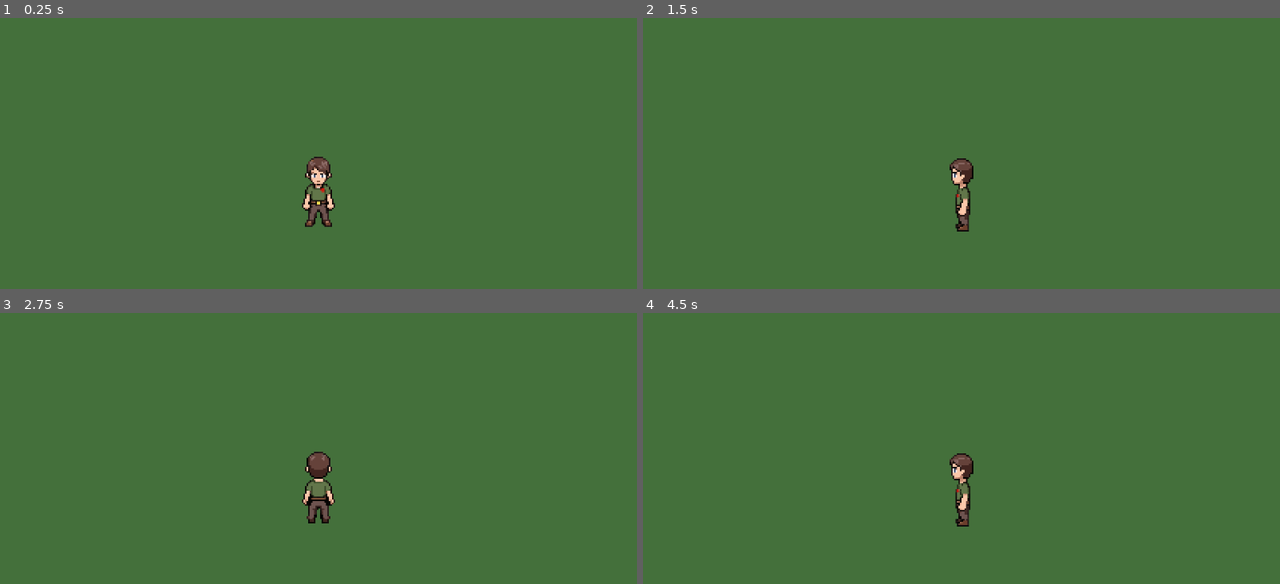
Above: before the commit, frames 1-4 (two rows, left to right).
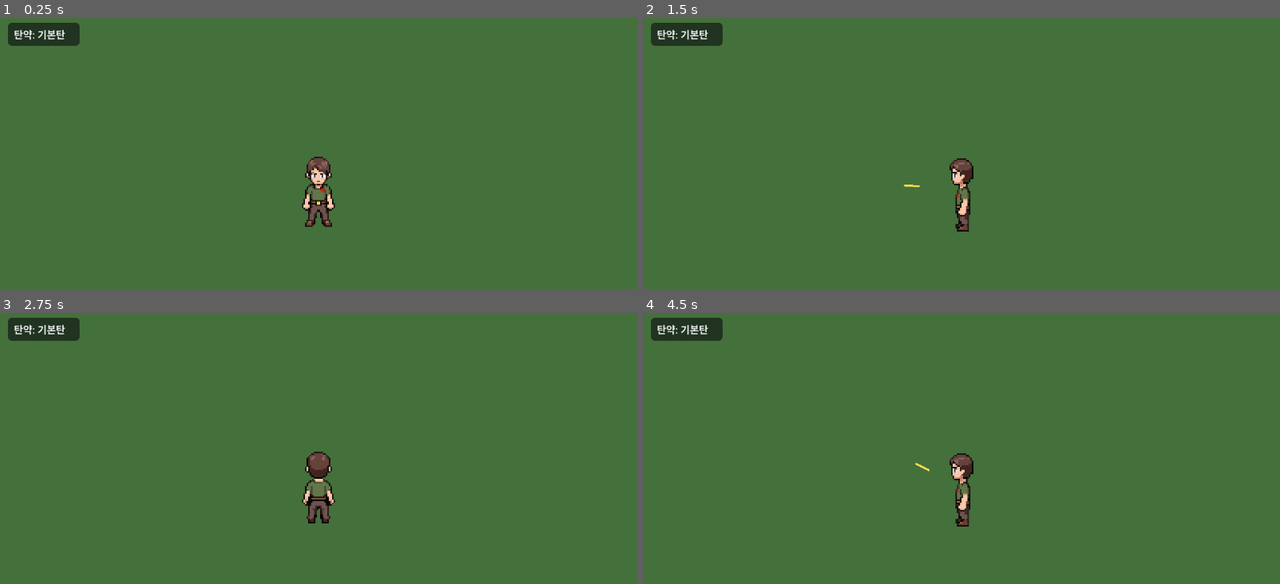
Above: after the commit, the same moments.

Repository: kimtuna/life_game
Game: Godot game, scene res://scenes/world/world.tscn
The game is run twice, just before and just after one commit, with the same random seed, the same clock (stepped at 60 frames per second) and the same inputs. This scene is started directly instead of the project's main scene.
Inputs (mouse positions are in pixels of both pictures, inside the frame that each line leads up to):
- Up to frame 1 (0.25 s): no input
- Up to frame 2 (1.5 s): tap Enter at 0.5 s; move the mouse to (1101, 175) at 0.52 s; hold D 0.53-1.28 s; click (1101, 175) at 0.67 s; tap Space at 1.25 s; move the mouse to (834, 213) at 1.27 s; hold S from 1.28 s (still down); click (834, 213) at 1.42 s
- Up to frame 3 (2.75 s): tap Enter at 2 s; move the mouse to (382, 410) at 2.02 s; release S at 2.03 s; hold D from 2.03 s (still down); click (382, 410) at 2.17 s
- Up to frame 4 (4.5 s): tap Space at 2.75, 4.25 s; move the mouse to (929, 559) at 2.77 s; release D at 2.78 s; hold W 2.78-3.53 s; click (929, 559) at 2.92 s; tap Enter at 3.5 s; move the mouse to (1152, 543) at 3.52 s; hold A from 3.53 s (still down); click (1152, 543) at 3.67 s; move the mouse to (770, 434) at 4.27 s; click (770, 434) at 4.42 s

The runs differ from the first frame. In frame 1, 0.9% of the frame differs, in the area x 1-13%, y 1-11%; in frame 2, 1.0%; in frame 3, 0.9%; in frame 4, 1.0%, in the area x 1-45%, y 1-59%.

Commit message:
[INBOX #8] 사냥 전투 사격 프로토타입: 좌클릭 발사/우클릭 탄종 전환
DESIGN.md 총기 스탯(사거리 800, 데미지 25, 초당 2발, 이동 중 탄퍼짐 증가,
연사 시 반동)을 기본 소총에 그대로 적용했다. 아직 사슴이 없어서 명중 판정은
빼고, 총알이 사거리 안에서 나가고 연사 속도 제한이 실제로 동작하는 것까지
헤드리스 스크립트로 검증했다.

## 스스로 판단해서 고친 부분
- 없음.

## 지시받지 않았지만 추가한 개선
- 우클릭으로 전환한 현재 탄종(기본탄/마취탄)을 화면 좌상단 HUD 라벨로 표시했다.
  지시문에는 없었지만, 눈으로 전환이 됐는지 확인할 방법이 없으면 QA도 못 하고
  플레이어도 자기가 뭘 장전했는지 알 방법이 없어서 추가했다.
- 총알 시각 효과(트레일)를 기본탄은 노란색, 마취탄은 하늘색으로 구분했다.

## 어려움 / 에러와 해결
- 헤드리스 검증 스크립트에서 `_init()`에 로직을 두니 오토로드(CharacterData)가
  아직 등록되지 않아 컴파일 에러가 났다 → `_initialize()`로 옮겨서 해결.
- `_initialize()` 직후에는 `@onready` 변수가 아직 안 채워져 있었다 → `_process()`를
  한두 프레임 넘긴 뒤에 값을 읽도록 바꿔서 해결.
- `queue_free()`된 총알을 스크립트에서 직접 반복 호출한 `_physics_process()`로는
  `is_instance_valid()`가 계속 true로 남았다(실제 엔진 프레임이 안 돌아서 해제가
  플러시 안 됨) → `is_queued_for_deletion()`으로 바꿔서 검증했다.
- `--headless`로 화면 캡처를 시도하니 더미 렌더러라 `get_texture()`가 null이었다
  → `--headless`를 빼고 실제 렌더링 드라이버로 띄워서 PNG를 저장해 확인했다.
- 세션 시작 시점에 `game/project.godot`에 이전 바퀴(#7 조사)가 남긴 무관한 diff
  (`window/stretch/aspect="keep"` 줄 삭제, 값 자체는 엔진 기본값과 동일해 동작에는
  영향 없음)가 이미 있었다 — 이번 작업과 무관해서 `git checkout`으로 되돌리고 이번
  커밋에는 포함하지 않았다.

Co-Authored-By: Claude Sonnet 5 <noreply@anthropic.com>

Diff:
--- /dev/null
+++ b/game/scenes/bullet/bullet.gd
@@ -0,0 +1,27 @@
+extends Area2D
+
+## 총알 하나의 이동/사거리 처리. 대상 명중 판정은 아직 없음(사슴이 없어서, INBOX #9 몫).
+
+const NORMAL_COLOR := Color(1.0, 0.86, 0.3, 1.0)
+const TRANQ_COLOR := Color(0.35, 0.85, 0.95, 1.0)
+
+@onready var trail: Line2D = $Trail
+
+var velocity: Vector2 = Vector2.ZERO
+var max_range: float = 800.0
+var damage: int = 25
+var ammo_type: String = "normal"
+
+var _traveled: float = 0.0
+
+
+func _ready() -> void:
+	trail.default_color = TRANQ_COLOR if ammo_type == "tranq" else NORMAL_COLOR
+
+
+func _physics_process(delta: float) -> void:
+	var step := velocity * delta
+	position += step
+	_traveled += step.length()
+	if _traveled >= max_range:
+		queue_free()
--- /dev/null
+++ b/game/scenes/bullet/bullet.tscn
@@ -0,0 +1,20 @@
+[gd_scene load_steps=3 format=3]
+
+[ext_resource type="Script" path="res://scenes/bullet/bullet.gd" id="1_script"]
+
+[sub_resource type="CircleShape2D" id="CircleShape2D_bullet"]
+radius = 3.0
+
+[node name="Bullet" type="Area2D"]
+collision_layer = 4
+collision_mask = 0
+script = ExtResource("1_script")
+
+[node name="CollisionShape2D" type="CollisionShape2D" parent="."]
+shape = SubResource("CircleShape2D_bullet")
+
+[node name="Trail" type="Line2D" parent="."]
+points = PackedVector2Array(-24, 0, 4, 0)
+width = 4.0
+begin_cap_mode = 2
+end_cap_mode = 2
--- a/game/scenes/world/world.gd
+++ b/game/scenes/world/world.gd
@@ -2,24 +2,47 @@
 
 const MOVE_SPEED := 220.0
 
+## 기본 소총 스탯 (DESIGN.md "총기 스탯" 절 그대로 적용)
+const GUN_RANGE := 800.0
+const GUN_DAMAGE := 25
+const GUN_FIRE_INTERVAL := 0.5  # 초당 2발
+const GUN_BULLET_SPEED := 2200.0
+const GUN_SPREAD_IDLE_DEG := 1.0
+const GUN_SPREAD_MOVE_DEG := 8.0
+const GUN_RECOIL_PER_SHOT := 0.15
+const GUN_RECOIL_MAX := 0.6
+const GUN_RECOIL_DECAY_PER_SEC := 2.0
+
+const BulletScene := preload("res://scenes/bullet/bullet.tscn")
+
 @onready var player_sprite: Sprite2D = $Player
 @onready var camera: Camera2D = $Camera2D
 @onready var pause_menu: Control = $UI/PauseMenu
+@onready var ammo_label: Label = $UI/HUD/AmmoPanel/AmmoLabel
 
 var _variant: String = "green"
 var _facing: String = "south"
 var _paused: bool = false
+var _ammo_type: String = "normal"
+var _fire_cooldown: float = 0.0
+var _recoil: float = 0.0
+var _is_moving: bool = false
 
 
 func _ready() -> void:
 	var character := CharacterData.get_character(CharacterData.active_slot_index)
 	_variant = character.get("variant", "green")
 	_update_texture()
+	_update_ammo_label()
 
 
 func _unhandled_input(event: InputEvent) -> void:
 	if event is InputEventKey and event.pressed and not event.echo and event.keycode == KEY_ESCAPE:
 		_set_paused(not _paused)
+	elif event is InputEventMouseButton and event.pressed and not _paused \
+			and event.button_index == MOUSE_BUTTON_RIGHT:
+		_ammo_type = "tranq" if _ammo_type == "normal" else "normal"
+		_update_ammo_label()
 
 
 func _physics_process(delta: float) -> void:
@@ -35,7 +58,8 @@
 		input_dir.y += 1.0
 	if Input.is_physical_key_pressed(KEY_W):
 		input_dir.y -= 1.0
-	if input_dir.length() > 0.0:
+	_is_moving = input_dir.length() > 0.0
+	if _is_moving:
 		input_dir = input_dir.normalized()
 	player_sprite.position += input_dir * MOVE_SPEED * delta
 
@@ -47,6 +71,35 @@
 			_update_texture()
 
 	camera.global_position = player_sprite.global_position
+
+	_recoil = maxf(0.0, _recoil - GUN_RECOIL_DECAY_PER_SEC * delta)
+	if _fire_cooldown > 0.0:
+		_fire_cooldown -= delta
+	if Input.is_mouse_button_pressed(MOUSE_BUTTON_LEFT) and _fire_cooldown <= 0.0:
+		_fire()
+
+
+## 조준 방향에 반동(위로 튐)과 탄퍼짐(이동 중이면 커짐)을 섞어서 총알을 하나 쏜다.
+func _fire() -> void:
+	_fire_cooldown = GUN_FIRE_INTERVAL
+	_recoil = minf(GUN_RECOIL_MAX, _recoil + GUN_RECOIL_PER_SHOT)
+
+	var aim := get_global_mouse_position() - player_sprite.global_position
+	if aim.length() < 1.0:
+		aim = Vector2.RIGHT
+	aim = aim.normalized()
+	aim = (aim + Vector2.UP * _recoil).normalized()
+	var spread_deg := GUN_SPREAD_MOVE_DEG if _is_moving else GUN_SPREAD_IDLE_DEG
+	aim = aim.rotated(deg_to_rad(randf_range(-spread_deg * 0.5, spread_deg * 0.5)))
+
+	var bullet := BulletScene.instantiate()
+	bullet.global_position = player_sprite.global_position
+	bullet.rotation = aim.angle()
+	bullet.velocity = aim * GUN_BULLET_SPEED
+	bullet.max_range = GUN_RANGE
+	bullet.damage = GUN_DAMAGE
+	bullet.ammo_type = _ammo_type
+	add_child(bullet)
 
 
 ## 방향별 스프라이트(north/south/east/west)만 있으므로, 마우스가 가리키는
@@ -69,6 +122,10 @@
 	player_sprite.texture = load("res://assets/sprites/character/%s_%s.png" % [_variant, _facing])
 
 
+func _update_ammo_label() -> void:
+	ammo_label.text = "탄약: 마취탄" if _ammo_type == "tranq" else "탄약: 기본탄"
+
+
 func _set_paused(value: bool) -> void:
 	_paused = value
 	pause_menu.visible = value
--- a/game/scenes/world/world.tscn
+++ b/game/scenes/world/world.tscn
@@ -1,7 +1,18 @@
-[gd_scene load_steps=4 format=3]
+[gd_scene load_steps=5 format=3]
 
 [ext_resource type="Script" path="res://scenes/world/world.gd" id="1_script"]
 [ext_resource type="Theme" path="res://theme/main_theme.tres" id="2_theme"]
+
+[sub_resource type="StyleBoxFlat" id="StyleBoxFlat_hud_panel"]
+bg_color = Color(0.078, 0.106, 0.092, 0.72)
+corner_radius_top_left = 8
+corner_radius_top_right = 8
+corner_radius_bottom_right = 8
+corner_radius_bottom_left = 8
+content_margin_left = 12.0
+content_margin_top = 8.0
+content_margin_right = 12.0
+content_margin_bottom = 8.0
 
 [sub_resource type="StyleBoxFlat" id="StyleBoxFlat_pause_panel"]
 bg_color = Color(0.157, 0.212, 0.184, 1)
@@ -35,6 +46,29 @@
 position = Vector2(640, 360)
 
 [node name="UI" type="CanvasLayer" parent="."]
+
+[node name="HUD" type="Control" parent="UI"]
+layout_mode = 3
+anchors_preset = 15
+anchor_right = 1.0
+anchor_bottom = 1.0
+grow_horizontal = 2
+grow_vertical = 2
+theme = ExtResource("2_theme")
+mouse_filter = 2
+
+[node name="AmmoPanel" type="PanelContainer" parent="UI/HUD"]
+layout_mode = 1
+offset_left = 16.0
+offset_top = 16.0
+offset_right = 160.0
+offset_bottom = 54.0
+theme_override_styles/panel = SubResource("StyleBoxFlat_hud_panel")
+
+[node name="AmmoLabel" type="Label" parent="UI/HUD/AmmoPanel"]
+layout_mode = 2
+theme_override_font_sizes/font_size = 20
+text = "탄약: 기본탄"
 
 [node name="PauseMenu" type="Control" parent="UI"]
 visible = false
Not shown, changed: docs/STATUS.md
Not shown, changed: docs/feedback/INBOX.md
